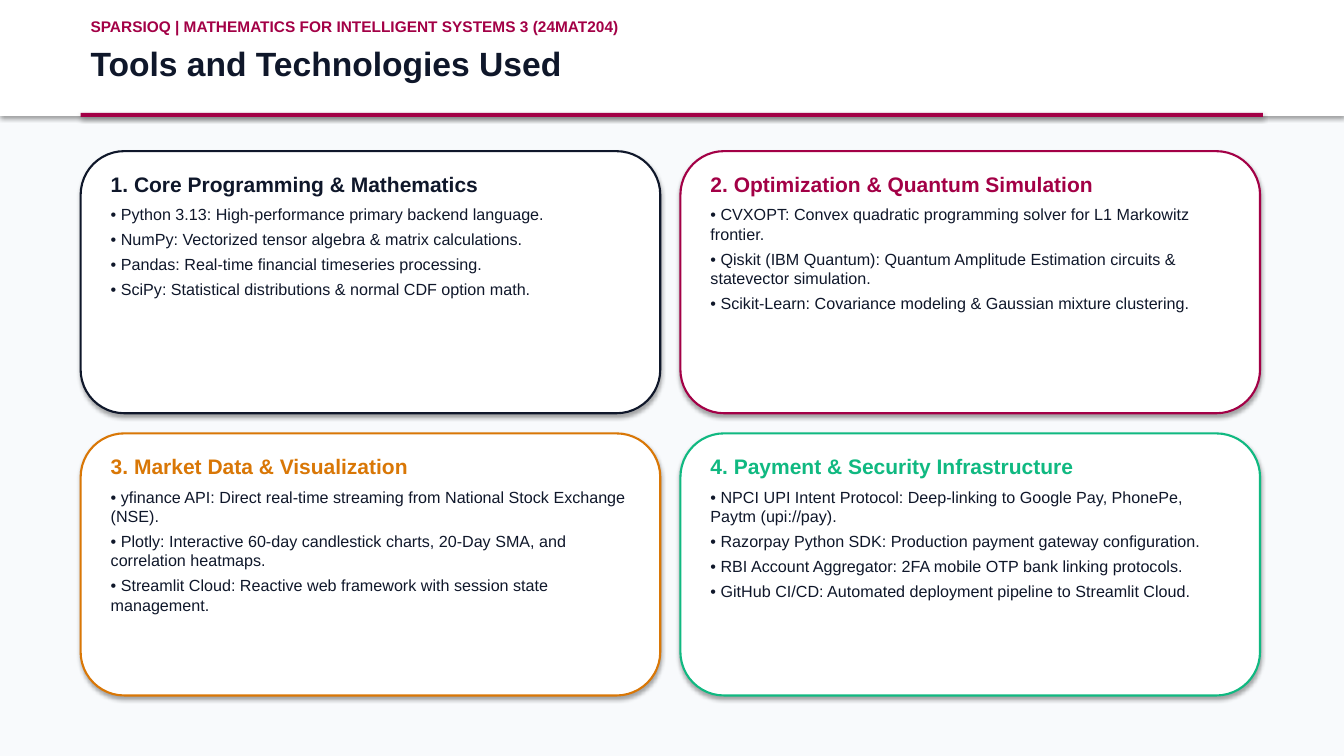
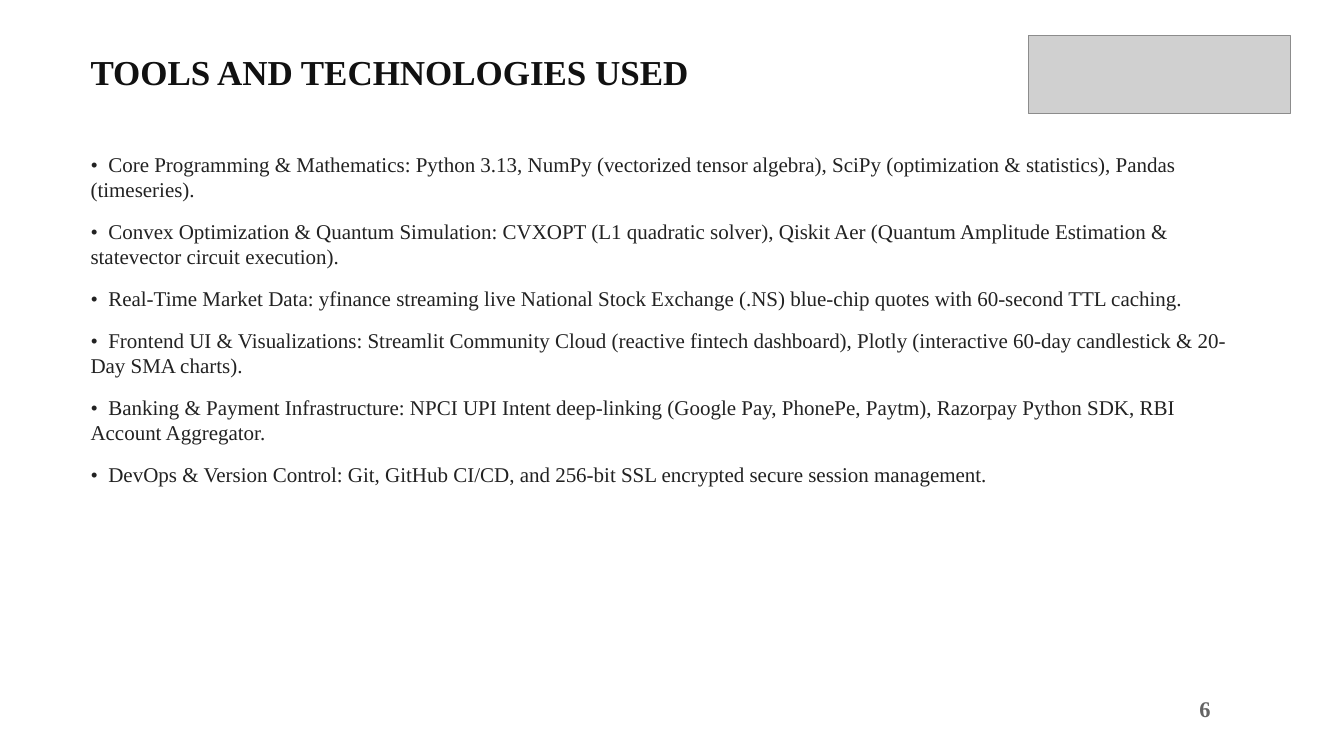
Before and after one commit to mhalsa-aine/SparsioQ-Platform, a slide deck: slide 7 of SparsioQ_Final_Project_Review_Presentation.pptx. Drawn at 1344x756 pixels with LibreOffice and Linux fonts; fonts in the diff are those of the drawing; grey boxes stand for pictures. Boxes give left, top, right and bottom in pixels: in the first picture for what was removed or moved away, otherwise in the second. Text is boxed around its words. In the diff, an @@ line names an element or a change of style, - is before the commit and + after.

```diff
--- a/SparsioQ_Final_Project_Review_Presentation.pptx
+++ b/SparsioQ_Final_Project_Review_Presentation.pptx
@@ rectangle at box(0, 0, 1344, 756): fill #F8FAFC to #FFFFFF @@
@@ rectangle removed at box(0, 0, 1344, 116) @@
@@ text removed at box(91, 21, 618, 35) @@
-SPARSIOQ | MATHEMATICS FOR INTELLIGENT SYSTEMS 3 (24MAT204)
@@ picture added at box(1028, 35, 1291, 114) @@
@@ text at box(91, 62, 688, 86): text changed; size 24 to 25 pt; font Arial to Times New Roman; text colour #0F172A to #111111 @@
-Tools and Technologies Used
+TOOLS AND TECHNOLOGIES USED
@@ rectangle removed at box(81, 113, 1263, 117) @@
@@ rounded rectangle removed at box(81, 151, 660, 413) @@
@@ text added at box(91, 157, 1226, 487), 15 pt, text #222222 @@
+• Core Programming & Mathematics: Python 3.13, NumPy (vectorized tensor algebra), SciPy (optimization & statistics), Pandas (timeseries).
+• Convex Optimization & Quantum Simulation: CVXOPT (L1 quadratic solver), Qiskit Aer (Quantum Amplitude Estimation & statevector circuit execution).
+• Real-Time Market Data: yfinance streaming live National Stock Exchange (.NS) blue-chip quotes with 60-second TTL caching.
+• Frontend UI & Visualizations: Streamlit Community Cloud (reactive fintech dashboard), Plotly (interactive 60-day candlestick & 20-Day SMA charts).
+• Banking & Payment Infrastructure: NPCI UPI Intent deep-linking (Google Pay, PhonePe, Paytm), Razorpay Python SDK, RBI Account Aggregator.
+• DevOps & Version Control: Git, GitHub CI/CD, and 256-bit SSL encrypted secure session management.
@@ text removed at box(111, 176, 544, 299) @@
-1. Core Programming & Mathematics
-• Python 3.13: High-performance primary backend language.
-• NumPy: Vectorized tensor algebra & matrix calculations.
-• Pandas: Real-time financial timeseries processing.
-• SciPy: Statistical distributions & normal CDF option math.
@@ rounded rectangle removed at box(681, 151, 1260, 413) @@
@@ text removed at box(710, 176, 1190, 313) @@
-2. Optimization & Quantum Simulation
-• CVXOPT: Convex quadratic programming solver for L1 Markowitz frontier.
-• Qiskit (IBM Quantum): Quantum Amplitude Estimation circuits & statevector simulation.
-• Scikit-Learn: Covariance modeling & Gaussian mixture clustering.
@@ rounded rectangle removed at box(81, 434, 660, 696) @@
@@ rounded rectangle removed at box(681, 434, 1260, 696) @@
@@ text removed at box(111, 458, 626, 614) @@
-3. Market Data & Visualization
-• yfinance API: Direct real-time streaming from National Stock Exchange (NSE).
-• Plotly: Interactive 60-day candlestick charts, 20-Day SMA, and correlation heatmaps.
-• Streamlit Cloud: Reactive web framework with session state management.
@@ text removed at box(710, 458, 1200, 576) @@
-4. Payment & Security Infrastructure
-• NPCI UPI Intent Protocol: Deep-linking to Google Pay, PhonePe, Paytm (upi://pay).
-• Razorpay Python SDK: Production payment gateway configuration.
-• RBI Account Aggregator: 2FA mobile OTP bank linking protocols.
-• GitHub CI/CD: Automated deployment pipeline to Streamlit Cloud.
@@ text added at box(1199, 702, 1210, 717), 16 pt, text #646464, bold @@
+6
```
Also in this commit, not shown: 10 other slides changed, 2 slides added, 2 slides removed.
